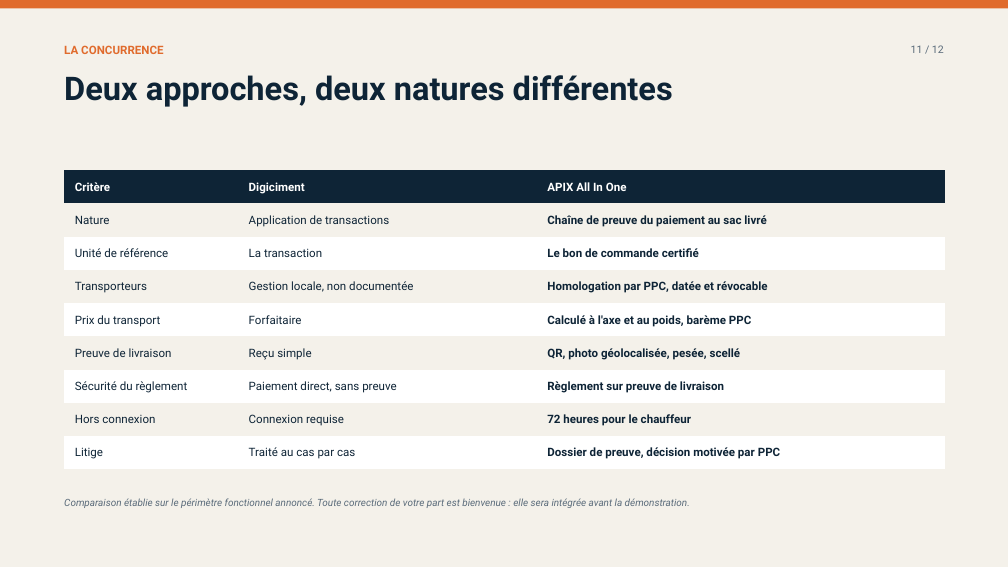
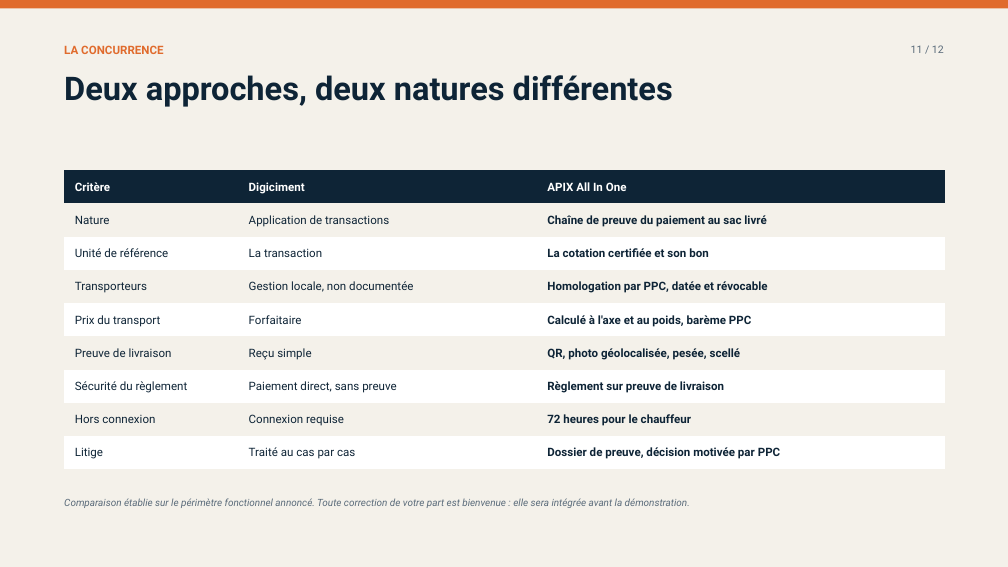
Before and after one commit to dilevembamu12/fbb-ppc-apix, a slide deck: slide 11 of dist/pptx/APIX-All-In-One-12-slides-PPC.pptx. Drawn at 1008x567 pixels with LibreOffice and Linux fonts; fonts in the diff are those of the drawing. Boxes give left, top, right and bottom in pixels: in the first picture for what was removed or moved away, otherwise in the second. Text is boxed around its words. In the diff, an @@ line names an element or a change of style, - is before the commit and + after.

Commit message:
Chiffres PPC integres : 15-20 % de flux digitaux, couverture bancaire, ordre cotation-paiement-bon

```diff
--- a/dist/pptx/APIX-All-In-One-12-slides-PPC.pptx
+++ b/dist/pptx/APIX-All-In-One-12-slides-PPC.pptx
@@ table at (64,170,945,470) @@
-row 3, column 3: Le bon de commande certifié
+row 3, column 3: La cotation certifiée et son bon
```
Also in this commit, not shown: 4 other slides changed, 24 other files.
